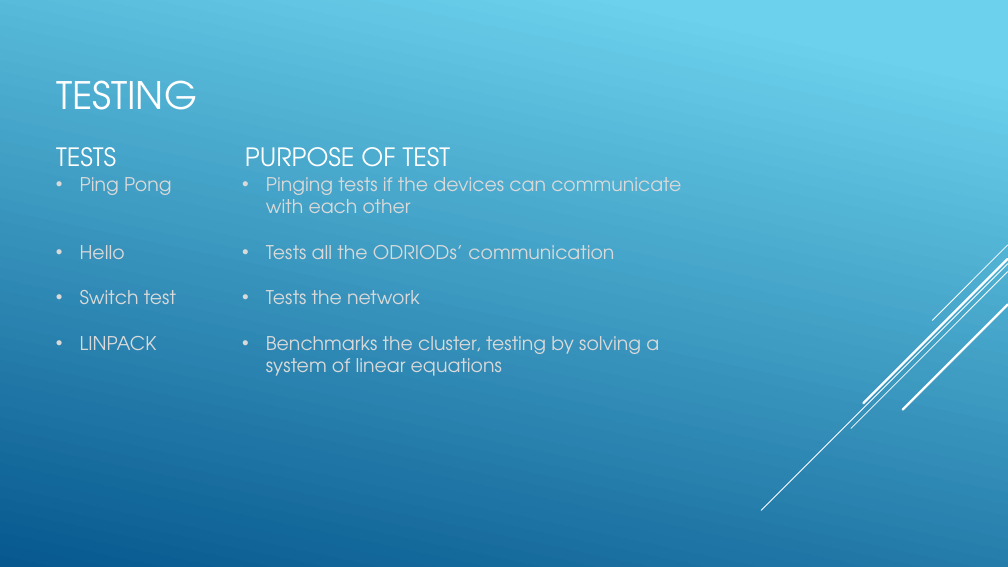
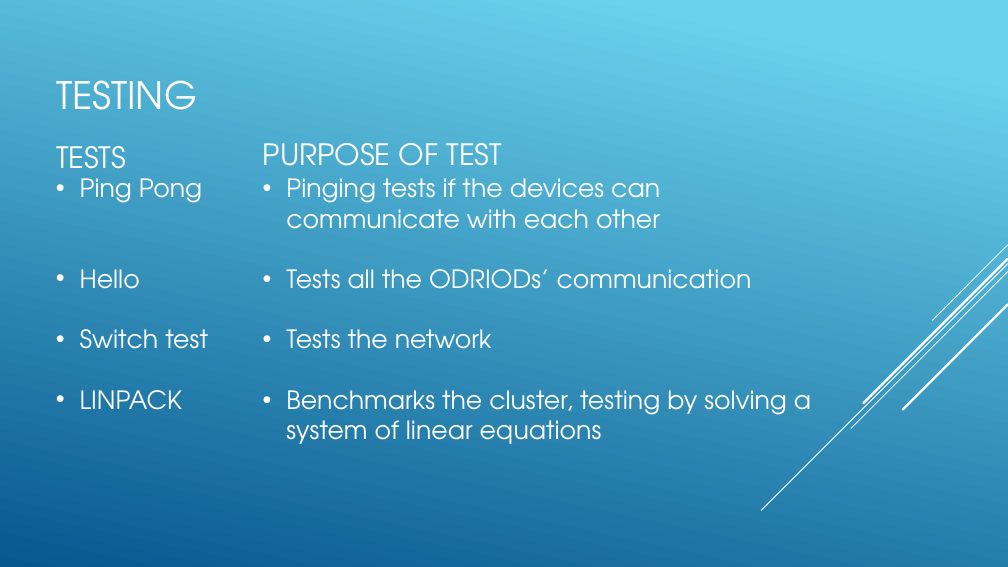
Before and after one commit to SDSMT-CSC464-F15/arm, a slide deck: slide 7 of Documents/ClientPresent2.pptx. Drawn at 1008x567 pixels with LibreOffice and Linux fonts; fonts in the diff are those of the drawing. Boxes give left, top, right and bottom in pixels: in the first picture for what was removed or moved away, otherwise in the second. Text is boxed around its words. In the diff, an @@ line names an element or a change of style, - is before the commit and + after.

```diff
--- a/Documents/ClientPresent2.pptx
+++ b/Documents/ClientPresent2.pptx
@@ text "TESTS" at (56,146,126,182): size 24 to 28 pt @@
@@ text "PURPOSE OF TEST" at (263,143,502,179): size 24 to 28 pt @@
@@ text "PURPOSE OF TEST": place and size @@
-text "PURPOSE OF TEST" at (245,147,451,178)
+text "PURPOSE OF TEST" at (263,143,502,179)
@@ text "Ping Pong" at (80,178,208,410): size 18 to 24 pt, text colour #D9D9D9 to #FFFFFF @@
@@ text "Pinging tests if the devices ..." at (286,178,811,444): size 18 to 24 pt, text colour #D9D9D9 to #FFFFFF @@
@@ text "Pinging tests if the devices ...": place and size @@
-text "Pinging tests if the devices ..." at (266,177,681,376)
+text "Pinging tests if the devices ..." at (286,178,811,444)
```
Also in this commit, not shown: 12 other slides changed, 1 slide added.
